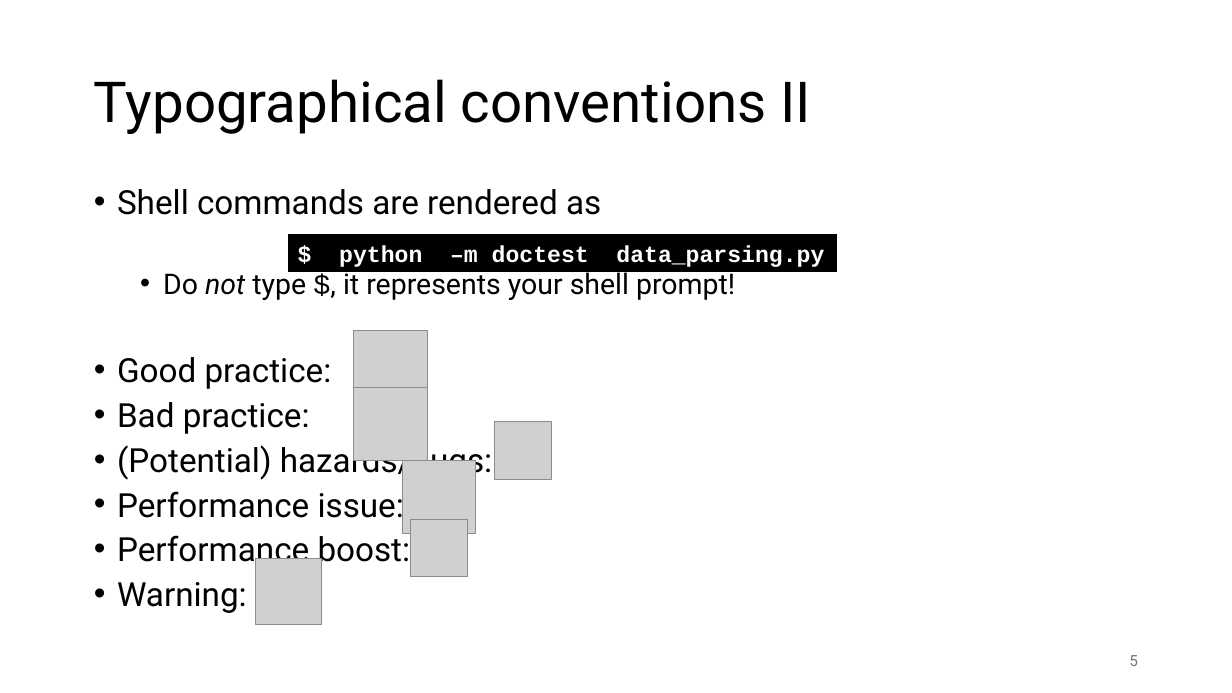
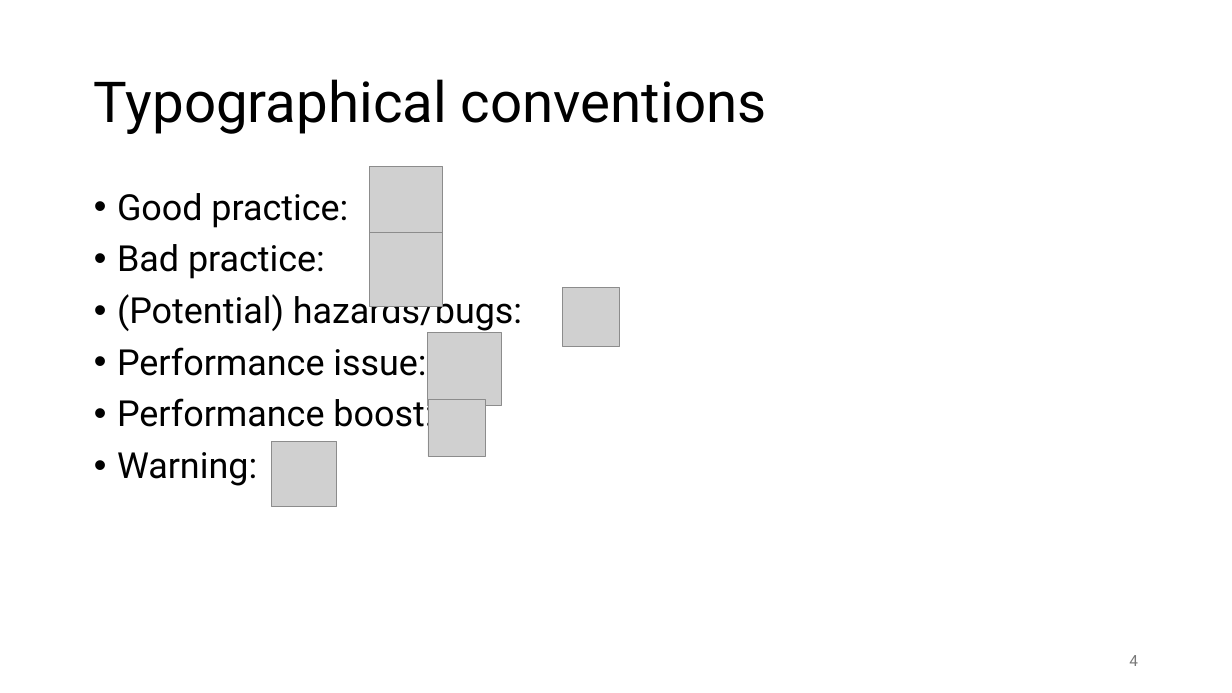
Before and after one commit to gjbex/GPU-programming, a slide deck: slide 4 of gpu_programming.pptx (slide 5 before the commit). Drawn at 1232x693 pixels with LibreOffice and Linux fonts; fonts in the diff are those of the drawing; grey boxes stand for pictures. Boxes give left, top, right and bottom in pixels: in the first picture for what was removed or moved away, otherwise in the second. Text is boxed around its words. In the diff, an @@ line names an element or a change of style, - is before the commit and + after.

```diff
--- a/gpu_programming.pptx
+++ b/gpu_programming.pptx
@@ title at (94,79,767,134): text changed @@
-Typographical conventions II
+Typographical conventions
@@ picture added at (370,166,443,239) @@
@@ text "Good practice:" at (117,193,522,486): size 25.9 to 28 pt; line spacing 0.8 to 0.9 @@
@@ text at (117,189,735,300): paragraphs removed @@
-• Shell commands are rendered as
-  • Do not type $, it represents your shell prompt!
@@ rectangle removed at (288,235,836,272) @@
-$ python –m doctest data_parsing.py
@@ picture added at (370,233,443,306) @@
@@ picture: place and size @@
-picture at (494,421,552,481)
+picture at (563,287,620,347)
@@ picture removed at (354,330,427,403) @@
@@ picture: place and size @@
-picture at (402,461,475,534)
+picture at (428,333,501,406)
@@ picture removed at (354,387,427,460) @@
@@ picture added at (428,399,485,457) @@
@@ picture added at (272,441,337,506) @@
@@ picture removed at (410,519,468,577) @@
@@ picture removed at (256,559,322,625) @@
@@ page number at (1129,655,1138,666): text changed @@
-5
+4
```
Also in this commit, not shown: 2 other slides changed, 1 slide removed.
